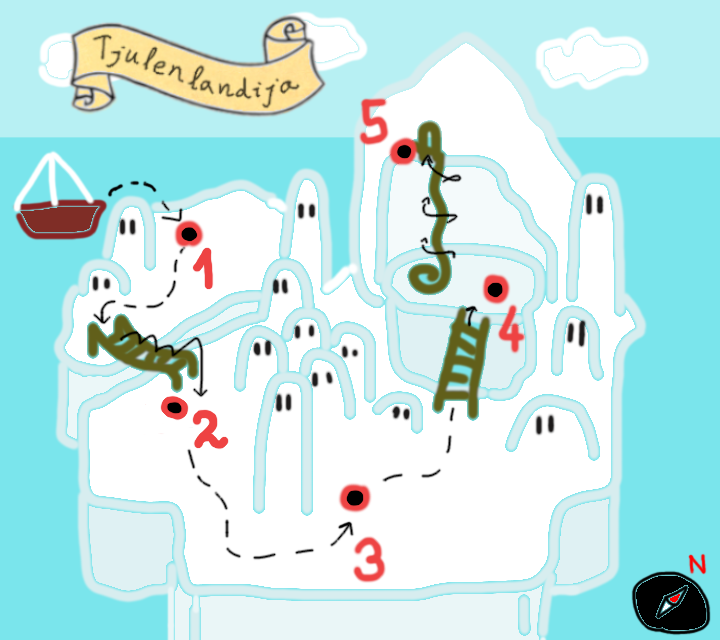
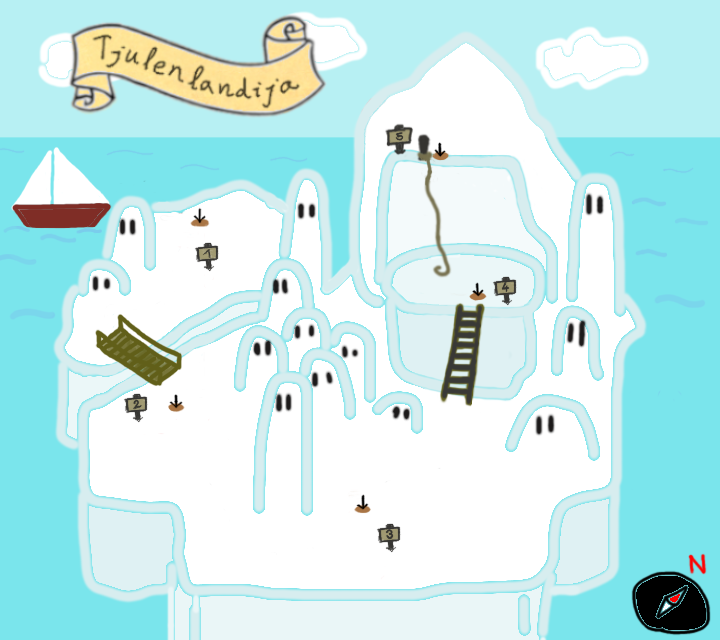
The second 720×640 image is a revision of the first. Changes to its layers:
added layer "Pasted Layer" above "znakci" over [376,523,401,553]
added layer "znakci" above "potka" over [123,123,530,423]
added layer "potka" above "napis" over [168,142,487,514]
added layer "most" above "ladja" over [95,313,182,387]
renamed "oseba" to "ladja", showed it, moved it above "vrv", painted on it over [0,142,708,490]
added layer "vrv" above "lojtra" over [403,133,453,279]
added layer "lojtra" (97%) above "otok" over [417,136,486,407]
painted on "otok" over [11,90,542,583]
